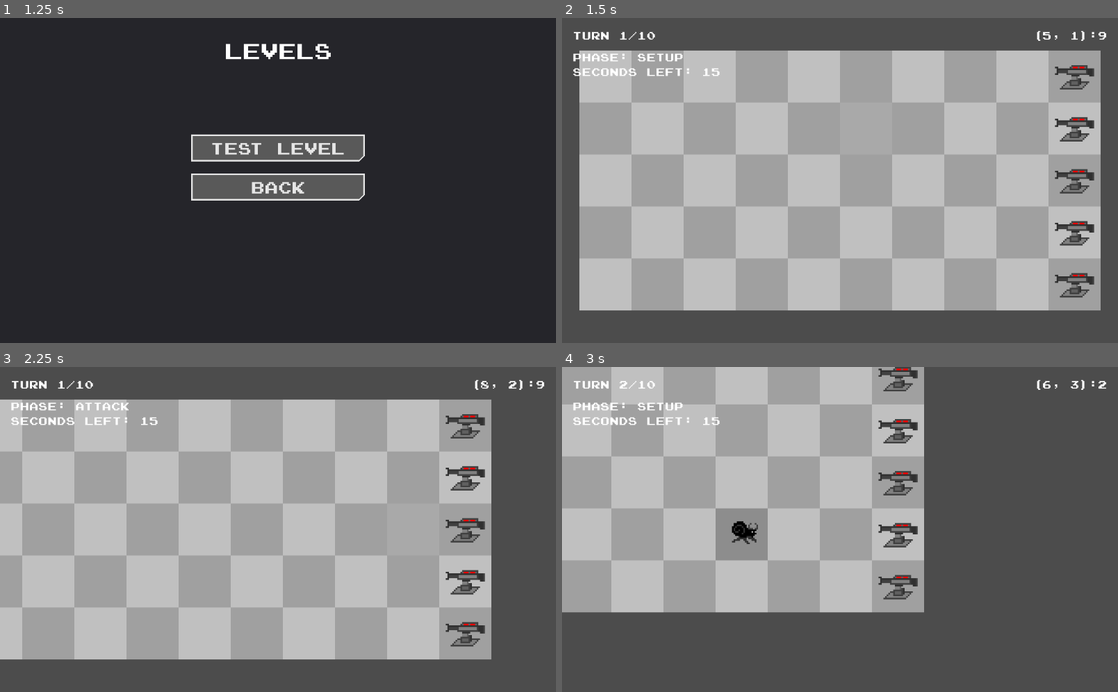
Above: before the commit, frames 1-4 (two rows, left to right).
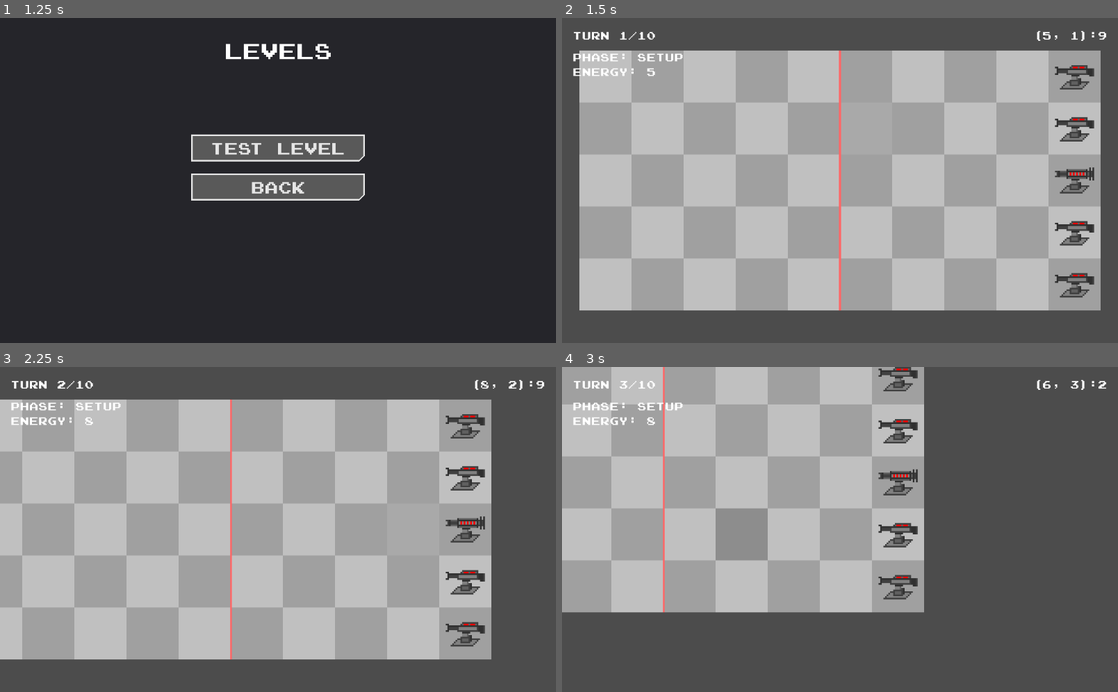
Above: after the commit, the same moments.

Repository: Exospud/Ephemera
Game: Godot game, scene res://screens/title/TitleScreen.tscn
Same seed, same stepped clock (60 frames per second), same inputs: the game is played once before the commit and once after it.
Inputs (mouse positions are in pixels of both pictures, inside the frame that each line leads up to):
- Up to frame 1 (1.25 s): click "Play" at 0.5 s
- Up to frame 2 (1.5 s): click "Test Level" at 1.25 s
- Up to frame 3 (2.25 s): tap Enter (ui_accept) at 2 s; move the mouse to (400, 513) at 2.02 s; hold Right (ui_right) from 2.03 s (still down); tap Space (ui_select) at 2.1 s
- Up to frame 4 (3 s): tap Enter (ui_accept) at 2.27 s; move the mouse to (728, 545) at 2.77 s; release Right (ui_right) at 2.78 s; hold Down (ui_down) from 2.78 s (still down); tap Space (ui_select) at 2.85 s

Frame 1 is identical in both runs. In frame 2, 0.7% of the frame differs, in the area x 2-96%, y 10-90%; in frame 3, 0.8%; in frame 4, 0.9%, in the area x 2-64%, y 0-76%.

Commit message:
Added energy system and unit placement restrictions
+ new autocannon tower

Diff:
--- /dev/null
+++ b/game/entities/towers/Autocannon/Autocannon.tscn
@@ -0,0 +1,10 @@
+[gd_scene load_steps=3 format=2]
+
+[ext_resource path="res://game/entities/towers/Tower.tscn" type="PackedScene" id=1]
+[ext_resource path="res://game/entities/towers/Autocannon/autocannon.png" type="Texture" id=2]
+
+[node name="Autocannon" instance=ExtResource( 1 )]
+attack_delay = 0.4
+
+[node name="Sprite" parent="." index="0"]
+texture = ExtResource( 2 )
--- /dev/null
+++ b/game/entities/towers/Cannon/Cannon.tscn
@@ -0,0 +1,9 @@
+[gd_scene load_steps=3 format=2]
+
+[ext_resource path="res://game/entities/towers/Tower.tscn" type="PackedScene" id=1]
+[ext_resource path="res://game/entities/towers/Cannon/cannon.png" type="Texture" id=2]
+
+[node name="Cannon" instance=ExtResource( 1 )]
+
+[node name="Sprite" parent="." index="0"]
+texture = ExtResource( 2 )
--- a/game/entities/towers/Tower.gd
+++ b/game/entities/towers/Tower.gd
@@ -15,7 +15,8 @@
 	var projectile := PL_PROJECTILE.instance()
 
 	# Fire projectile and resets attack delay
-	projectile.init(position, 0, alignment)
+	# TODO: replace with anchor system
+	projectile.init(position + Vector2(-15, -4), 0, alignment)
 	_level.add_child(projectile)
 
 
--- a/game/entities/towers/Tower.tscn
+++ b/game/entities/towers/Tower.tscn
@@ -1,8 +1,7 @@
-[gd_scene load_steps=5 format=2]
+[gd_scene load_steps=4 format=2]
 
 [ext_resource path="res://game/entities/Entity.tscn" type="PackedScene" id=1]
 [ext_resource path="res://game/entities/towers/Tower.gd" type="Script" id=2]
-[ext_resource path="res://game/entities/towers/cannon.png" type="Texture" id=3]
 
 [sub_resource type="RectangleShape2D" id=1]
 extents = Vector2( 8, 8 )
@@ -13,9 +12,6 @@
 cell = Vector2( 0, 0 )
 attack_delay = 1.0
 
-[node name="Sprite" parent="." index="0"]
-texture = ExtResource( 3 )
-
 [node name="Collider" parent="." index="1"]
 shape = SubResource( 1 )
 
--- a/game/levels/Level.gd
+++ b/game/levels/Level.gd
@@ -17,7 +17,7 @@
 
 ## Returns true if a new unit can be placed on the specified cell
 func cell_available(cell: Vector2) -> bool:
-	return _map.in_map_bounds(cell) && not has_entity(cell)
+	return _map.is_valid_cell(cell) && not has_entity(cell)
 
 
 ## Returns the entity occupying this cell, or null if there is none
--- a/game/levels/Level.tscn
+++ b/game/levels/Level.tscn
@@ -1,7 +1,8 @@
-[gd_scene load_steps=3 format=2]
+[gd_scene load_steps=4 format=2]
 
 [ext_resource path="res://game/levels/Level.gd" type="Script" id=1]
-[ext_resource path="res://game/entities/towers/Tower.tscn" type="PackedScene" id=3]
+[ext_resource path="res://game/entities/towers/Cannon/Cannon.tscn" type="PackedScene" id=2]
+[ext_resource path="res://game/entities/towers/Autocannon/Autocannon.tscn" type="PackedScene" id=3]
 
 [node name="Level" type="Node2D"]
 script = ExtResource( 1 )
@@ -9,17 +10,17 @@
 "_edit_lock_": true
 }
 
-[node name="Tower" parent="." instance=ExtResource( 3 )]
+[node name="Cannon" parent="." instance=ExtResource( 2 )]
 cell = Vector2( 9, 0 )
 
-[node name="Tower2" parent="." instance=ExtResource( 3 )]
+[node name="Cannon2" parent="." instance=ExtResource( 2 )]
 cell = Vector2( 9, 1 )
 
-[node name="Tower3" parent="." instance=ExtResource( 3 )]
+[node name="Autocannon" parent="." instance=ExtResource( 3 )]
 cell = Vector2( 9, 2 )
 
-[node name="Tower4" parent="." instance=ExtResource( 3 )]
+[node name="Cannon3" parent="." instance=ExtResource( 2 )]
 cell = Vector2( 9, 3 )
 
-[node name="Tower5" parent="." instance=ExtResource( 3 )]
+[node name="Cannon4" parent="." instance=ExtResource( 2 )]
 cell = Vector2( 9, 4 )
--- a/game/stage/Stage.gd
+++ b/game/stage/Stage.gd
@@ -6,29 +6,55 @@
 
 onready var _turn_label : Label = $"../HUD/TurnLabel"
 onready var _time_label : Label = $"../HUD/TimeLabel"
+onready var _end_timer : Timer = $EndTimer
 
-var turn_number := 0
-var time_elapsed := 0.0
-var setup_phase := true
+var turn_number : int = 0
+var time_elapsed : float = 0.0
+var energy : int = 0
+var setup_phase := false
 
 
 ## Called when the node enters the scene tree for the first time.
 func _ready():
+	time_elapsed = _level.base_turn_duration
+	_end_timer.set_paused(true)
 	_end_turn()
 
 
 ## Called every frame. 'delta' is the elapsed time since the previous frame.
 func _process(delta: float):
 	_update_time(delta)
+	_check_groups()
+
+	if Input.is_action_just_pressed("ui_select"):
+		if setup_phase:
+			_attempt_spawn()
 
 	if Input.is_action_just_pressed("ui_accept"):
 		_start_turn() if setup_phase else _end_turn()
 
-	if Input.is_action_just_pressed("ui_select"):
-		if setup_phase:
-			var mouse_cell = _map.get_mouse_cell()
-			if _map.is_valid_cell(mouse_cell):
-				_level.spawn_entity(mouse_cell)
+
+# Check members of entity groups
+func _check_groups():
+	# The level is considered won if all towers are destroyed
+	if get_tree().get_nodes_in_group(str(Entity.Alignment.ENEMY)).empty():
+		_end_timer.set_paused(false)
+
+	# End the current turn if no friendly units remain
+	if get_tree().get_nodes_in_group(str(Entity.Alignment.FRIENDLY)).empty():
+		_end_turn()
+
+
+func _attempt_spawn():
+	var cost := 1
+
+	if energy < cost:
+		return
+
+	var mouse_cell : Vector2 = _map.get_mouse_cell()
+	if _level.cell_available(mouse_cell) and mouse_cell.x < 5:
+		_level.spawn_entity(mouse_cell)
+		energy -= cost
 
 
 ## Updates time elapsed if the attacking phase is active
@@ -37,39 +63,50 @@
 
 	if setup_phase:
 		_time_label.text = "Phase: Setup"
+		_time_label.text += "\nEnergy: " + str(energy)
 	else:
 		_time_label.text = "Phase: Attack"
 		time_elapsed += delta
 		if time_elapsed > time_limit:
 			_end_turn()
-
-	_time_label.text += "\nSeconds Left: " + str(ceil(time_limit - time_elapsed))
+		_time_label.text += "\nSeconds Left: " + str(ceil(time_limit - time_elapsed))
 
 
-## Ends the setup phase and starts the current turn
+## If possible, ends the setup phase and starts the current turn
 func _start_turn():
+	if not setup_phase:
+		return
+
 	setup_phase = false
 
 	for e in get_tree().get_nodes_in_group("entities"):
 		e.on_turn_start()
 
 
-## Completes the current turn and advances the current game by one turn if possible
+## If possible, completes the current turn and advances the current game by one turn if possible
 func _end_turn():
+	if setup_phase:
+		return
+
 	for e in get_tree().get_nodes_in_group("entities"):
 		e.on_turn_end()
 
-	# The level is considered won if all towers are destroyed
+	# The level is considered lost if the turn limit has been exceeded
+	if turn_number >= _level.max_turns:
+		_end_timer.set_paused(false)
+		return
+
+	var time_remaining := ceil(_level.base_turn_duration - time_elapsed)
+
+	turn_number += 1
+	setup_phase = true
+	time_elapsed = 0.0
+	energy = 5 + sqrt(time_remaining)
+	_turn_label.text = "Turn " + str(turn_number) + "/" + str(_level.max_turns)
+
+
+func _end_game():
 	if get_tree().get_nodes_in_group(str(Entity.Alignment.ENEMY)).empty():
 		get_tree().change_scene("res://screens/win/WinScreen.tscn")
-		return
-
-	turn_number += 1
-
-	# The level is considered lost if the turn limit has been exceeded
-	if turn_number > _level.max_turns:
+	else:
 		get_tree().change_scene("res://screens/loss/LossScreen.tscn")
-
-	setup_phase = true
-	time_elapsed = 0.0
-	_turn_label.text = "Turn " + str(turn_number) + "/" + str(_level.max_turns)
--- a/game/stage/Stage.tscn
+++ b/game/stage/Stage.tscn
@@ -29,6 +29,14 @@
 "_edit_lock_": true
 }
 
+[node name="Line2D" type="Line2D" parent="Map"]
+points = PoolVector2Array( 160, 0, 160, 160 )
+width = 1.0
+default_color = Color( 1, 0.4, 0.4, 1 )
+__meta__ = {
+"_edit_lock_": true
+}
+
 [node name="Level" parent="." instance=ExtResource( 5 )]
 
 [node name="Camera" type="Camera2D" parent="."]
@@ -38,3 +46,9 @@
 __meta__ = {
 "_edit_lock_": true
 }
+
+[node name="EndTimer" type="Timer" parent="."]
+one_shot = true
+autostart = true
+
+[connection signal="timeout" from="EndTimer" to="." method="_end_game"]
Binary file added: game/entities/towers/Autocannon/autocannon.png
Not shown, changed: game/entities/towers/Autocannon/autocannon.png.import
Renamed: game/entities/towers/cannon.png -> game/entities/towers/Cannon/cannon.png
Not shown, added: game/entities/towers/Cannon/cannon.png.import
